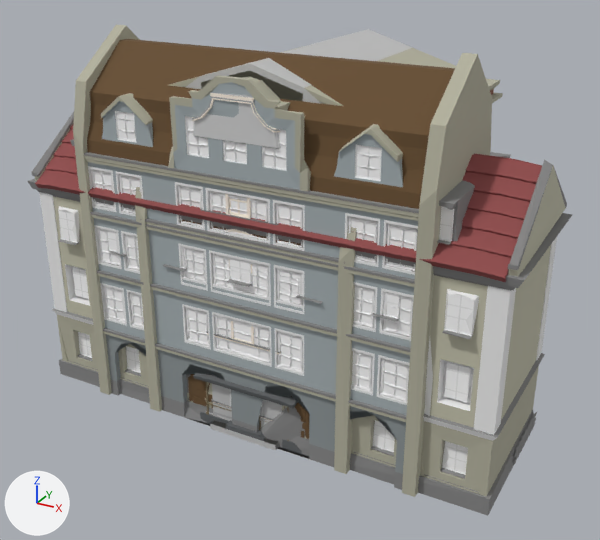
Renders of the glTF model public/assets/quaternius/town-buildings/buildings.glb from each side of a commit.
The view is the same before and after, from a camera (50 mm lens) standing at (18.0, -27.1, 22.8) and looking at (0.1, 5.5, 6.5). The axes (+X, +Y, +Z) are drawn at lower left. The lights are the same throughout. The older version comes first. Where no turn or scale is listed for an object, it has been applied to the vertices. Vertices at exactly the same position are counted once.

Names of what the first picture shows: 'Building1_Large', 'Building1_Small', 'Building2_Large', 'Building2_Small', 'Building3_Big', 'Building3_Small', 'Building4', 'House1' and 1 more.
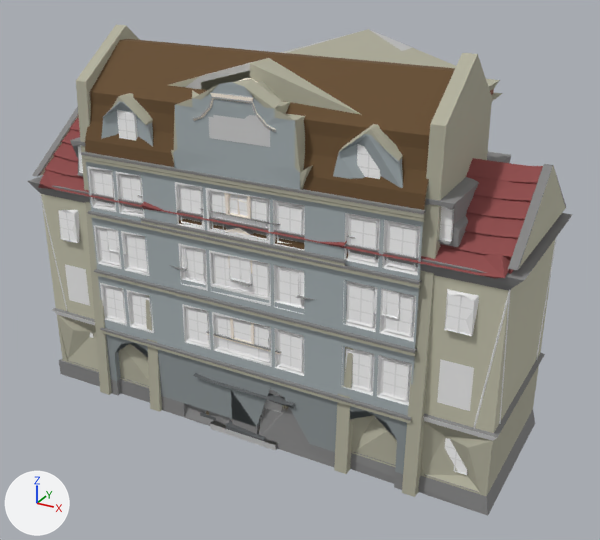
Where the newer file only moved an object's origin or applied its transform, the numbers keep the older frame.

Patch to the scene script:
```diff
--- a/public/assets/quaternius/town-buildings/buildings.glb.py
+++ b/public/assets/quaternius/town-buildings/buildings.glb.py
@@ me_building1_large @@
 # used by ob_building1_large; location = (0.0, 4.12, 7.01)
-me_building1_large.from_pydata(...)  # 5864 vertices, 10322 faces; spans x -12.0..12.0, y -4.1..4.1, z -7.0..7.0
+me_building1_large.from_pydata(...)  # 4088 vertices, 6702 faces; spans x -12.0..12.0, y -4.1..4.1, z -7.0..7.0
+# me_building1_large part 1: 163 loose pieces with 648 vertices, spanning x -11.7..11.7, y -3.7..3.8, z -7.0..3.2, are deleted
+# me_building1_large part 2: 10 vertices moved within x -8.5..8.5, y -3.3..3.3, z 5.1..6.4; 1215 vertices removed from x -11.8..11.8, y -4.1..4.1, z -7.0..7.0; 87 vertices added at x -10.9..10.9, y -4.1..4.1, z -5.8..7.0
 me_building1_large.materials.append(mat_white)
@@ me_building2_large @@
 # used by ob_building2_large; location = (0.0, 3.33, 8.88)
-me_building2_large.from_pydata(...)  # 3884 vertices, 7248 faces; spans x -8.6..8.6, y -3.3..3.3, z -8.9..8.9
+me_building2_large.from_pydata(...)  # 2985 vertices, 5438 faces; spans x -8.6..8.6, y -3.3..3.3, z -8.9..8.9
+# me_building2_large part 3: 7 vertices moved within x -7.9..7.9, y -3.1..3.1, z -1.6..6.0; 908 vertices removed from x -8.6..8.6, y -3.3..3.3, z -8.9..7.8; 11 vertices added at x -6.5..5.3, y -3.0..2.9, z 4.3..8.3
+# other edits to the shape of me_building2_large do not show in these pictures
 me_building2_large.materials.append(mat_white)
@@ me_building2_small @@
 # used by ob_building2_small; location = (0.0, 3.73, 7.45)
-me_building2_small.from_pydata(...)  # 1391 vertices, 2526 faces; spans x -5.38..5.38, y -3.73..3.73, z -7.45..7.45
+me_building2_small.from_pydata(...)  # 1097 vertices, 1937 faces; spans x -5.38..5.38, y -3.73..3.73, z -7.45..7.45
+# me_building2_small part 4: 294 vertices removed from x -5.38..5.38, y -3.73..3.6, z -7.45..7.45
 me_building2_small.materials.append(mat_white)
@@ me_building3_big @@
 # used by ob_building3_big; location = (0.0, 6.59, 8.52)
-me_building3_big.from_pydata(...)  # 1934 vertices, 3264 faces; spans x -7.1..7.1, y -6.6..6.6, z -8.5..8.5
+me_building3_big.from_pydata(...)  # 1469 vertices, 2336 faces; spans x -7.1..7.1, y -6.6..6.6, z -8.5..8.5
+# me_building3_big part 5: 14 vertices moved within x -6.7..6.8, y -5.7..-4.7, z -8.4..-0.6; 457 vertices removed from x -7.1..7.1, y -6.1..6.6, z -8.4..6.5; 8 vertices added at x -2.0..2.0, y -6.0..-5.3, z -7.9..3.9
+# other edits to the shape of me_building3_big do not show in these pictures
 me_building3_big.materials.append(mat_white)
```

Boxes [x1, y1, x2, y2] around the edits, measured in the pictures (600 x 540 px):
'Building2_Large', reshaped: before [73, 25, 492, 497]; after [76, 25, 492, 497]
'Building1_Large', reshaped: before [28, 112, 573, 516]; after [28, 106, 573, 516]
'Building2_Small', reshaped: before [135, 187, 356, 474]; after [141, 218, 353, 474]
'Building3_Big', reshaped (mostly hidden before): before [169, 46, 503, 106]; after [169, 29, 503, 115]
part 1 of me_building1_large, deleted (mostly hidden): before [424, 339, 537, 465]
part 2 of me_building1_large, cut back (mostly hidden afterwards): before [28, 112, 567, 516]; after [38, 145, 511, 306]
part 3 of me_building2_large, cut back: before [73, 26, 492, 497]; after [85, 39, 455, 337]
part 4 of me_building2_small, deleted: before [135, 187, 356, 474]
part 5 of me_building3_big, built on (mostly hidden): before [250, 48, 503, 106]
'Building3_Small', unchanged, covered by the edit: before [185, 29, 413, 450]; after [185, 30, 413, 450]
